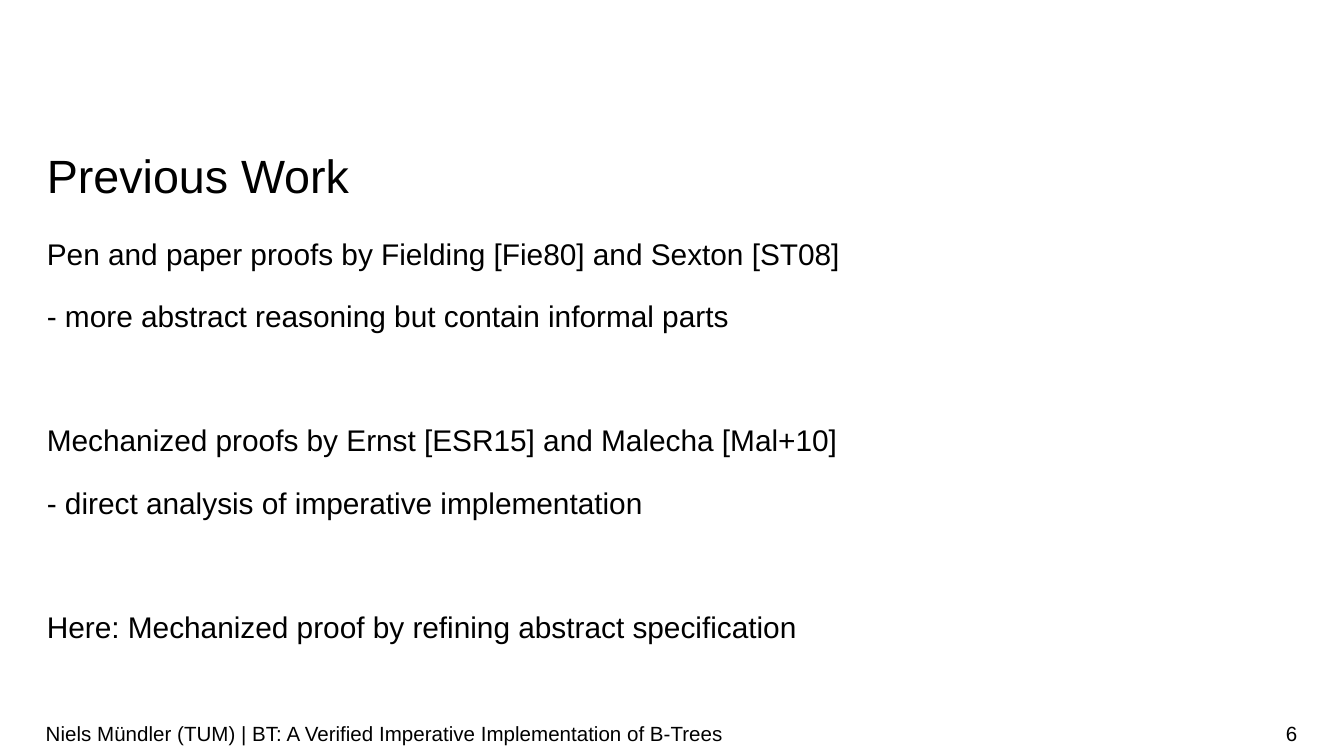
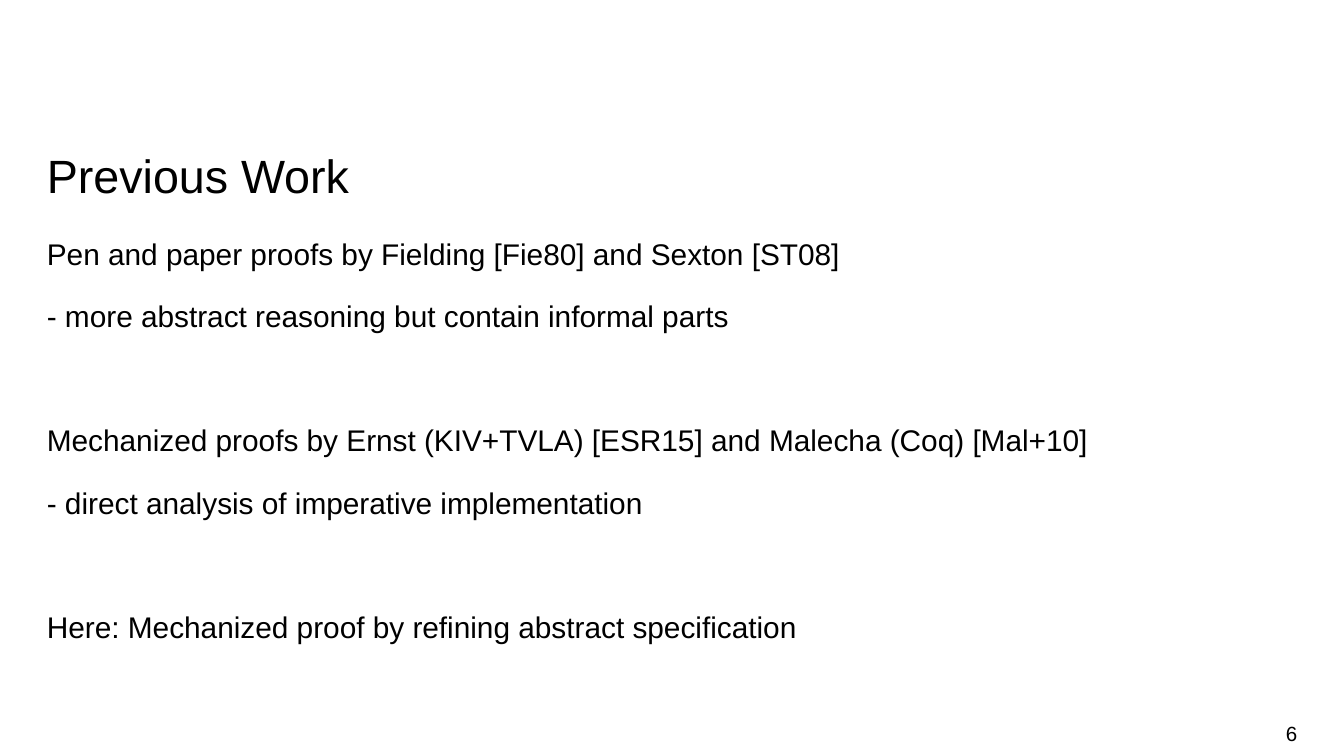
Before and after one commit to nielstron/btrees-thesis, a slide deck: slide 6 of colloqium.odp. Drawn at 1344x756 pixels with LibreOffice and Linux fonts; fonts in the diff are those of the drawing; background and template pictures are left out. Boxes give left, top, right and bottom in pixels: in the first picture for what was removed or moved away, otherwise in the second. Text is boxed around its words. In the diff, an @@ line names an element or a change of style, - is before the commit and + after.

```diff
--- a/colloqium.odp
+++ b/colloqium.odp
@@ text at (47, 429, 1088, 457): text changed @@
-Mechanized proofs by Ernst [ESR15] and Malecha [Mal+10]
+Mechanized proofs by Ernst (KIV+TVLA) [ESR15] and Malecha (Coq) [Mal+10]
@@ text removed at (46, 726, 722, 746) @@
-Niels Mündler (TUM) | BT: A Verified Imperative Implementation of B-Trees
```
Also in this commit, not shown: 27 other slides changed, 9 slides removed.
